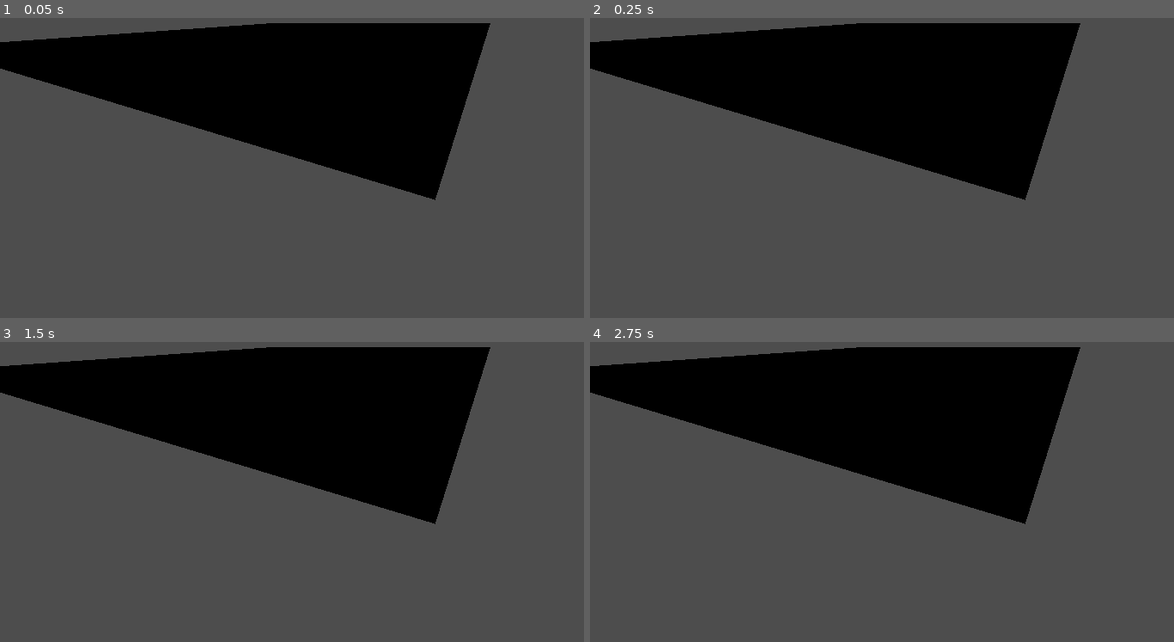
Above: before the commit, frames 1-4 (two rows, left to right).
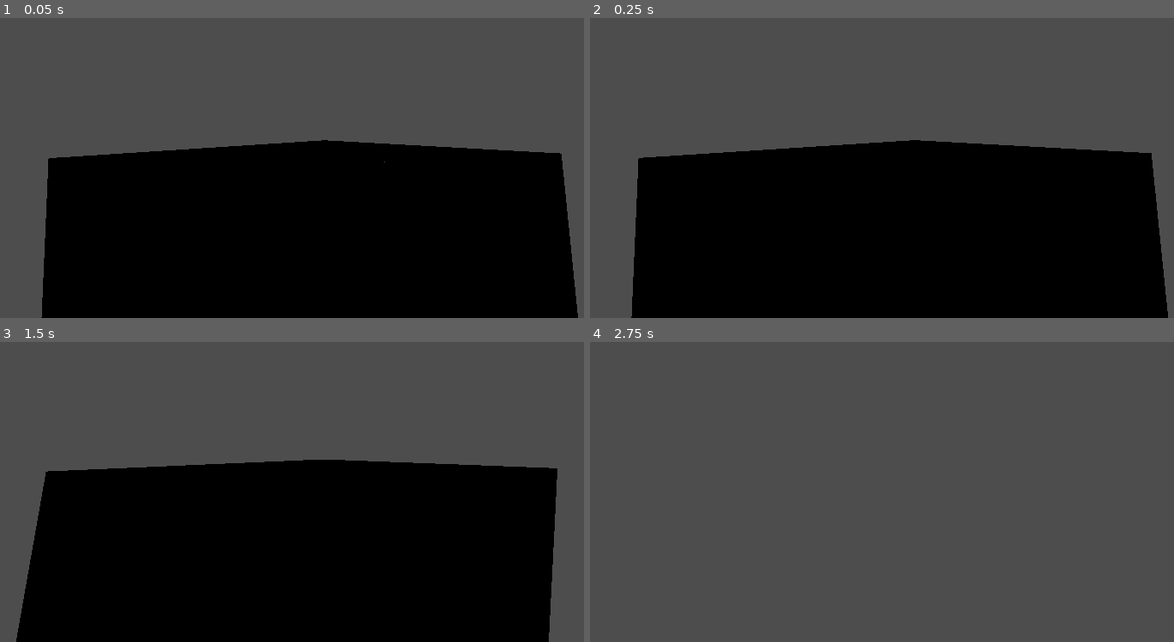
Above: after the commit, the same moments.

Repository: P-Seminar-Pindl/Dominik-Rasmus
Game: Godot game, scene res://Game.tscn
The game is run twice, just before and just after one commit, with the same random seed, the same clock (stepped at 60 frames per second) and the same inputs.
Inputs:
- Up to frame 1 (0.05 s): no input
- Up to frame 2 (0.25 s): no input
- Up to frame 3 (1.5 s): tap Enter (ui_accept) at 0.5, 0.6, 0.77, 1.07, 1.35 s; hold Right (ui_right) 0.53-1.28 s; hold Down (ui_down) from 1.28 s (still down)
- Up to frame 4 (2.75 s): tap Enter (ui_accept) at 1.52, 1.82, 2.1 s; release Down (ui_down) at 2.03 s; hold Right (ui_right) from 2.03 s (still down)

The runs differ from the first frame. In frame 1, 73% of the frame differs, in the area x 0-99%, y 1-100%; in frame 2, 73%; in frame 3, 74%, in the area x 0-96%, y 1-100%; in frame 4, 29%.

Commit message:
add player character and 2 tile types

Diff:
--- a/Game.tscn
+++ b/Game.tscn
@@ -1,8 +1,19 @@
-[gd_scene load_steps=4 format=3 uid="uid://dynr3kkd2rgd0"]
+[gd_scene load_steps=9 format=3 uid="uid://dynr3kkd2rgd0"]
 
-[ext_resource type="Script" path="res://world_gen.gd" id="2_xkndl"]
+[ext_resource type="PackedScene" uid="uid://du52k5qaw45hm" path="res://Player.tscn" id="2_u44n3"]
+[ext_resource type="Script" uid="uid://cxwipkxwui70l" path="res://world_gen.gd" id="2_xkndl"]
+
+[sub_resource type="StandardMaterial3D" id="StandardMaterial3D_wbfu4"]
+albedo_color = Color(0, 1, 1, 1)
 
 [sub_resource type="PlaneMesh" id="PlaneMesh_wbfu4"]
+material = SubResource("StandardMaterial3D_wbfu4")
+
+[sub_resource type="StandardMaterial3D" id="StandardMaterial3D_xkndl"]
+albedo_color = Color(0.07963706, 0.42761055, 9.62615e-08, 1)
+
+[sub_resource type="PlaneMesh" id="PlaneMesh_u44n3"]
+material = SubResource("StandardMaterial3D_xkndl")
 
 [sub_resource type="MeshLibrary" id="MeshLibrary_wbfu4"]
 item/0/name = "Test"
@@ -12,13 +23,23 @@
 item/0/shapes = []
 item/0/navigation_mesh_transform = Transform3D(1, 0, 0, 0, 1, 0, 0, 0, 1, 0, 0, 0)
 item/0/navigation_layers = 1
+item/1/name = ""
+item/1/mesh = SubResource("PlaneMesh_u44n3")
+item/1/mesh_transform = Transform3D(1, 0, 0, 0, 1, 0, 0, 0, 1, 0, 0, 0)
+item/1/mesh_cast_shadow = 1
+item/1/shapes = []
+item/1/navigation_mesh_transform = Transform3D(1, 0, 0, 0, 1, 0, 0, 0, 1, 0, 0, 0)
+item/1/navigation_layers = 1
+
+[sub_resource type="PhysicsMaterial" id="PhysicsMaterial_xkndl"]
 
 [node name="Game" type="Node3D"]
 script = ExtResource("2_xkndl")
 
 [node name="GridMap" type="GridMap" parent="."]
 mesh_library = SubResource("MeshLibrary_wbfu4")
+physics_material = SubResource("PhysicsMaterial_xkndl")
 metadata/_editor_floor_ = Vector3(0, 4, 0)
 
-[node name="Camera3D" type="Camera3D" parent="."]
-transform = Transform3D(-0.87636137, 0.18091361, -0.4463866, -0.021989694, 0.9107837, 0.4122976, 0.48115182, 0.37113768, -0.7941975, 0, 20.432402, -22.165813)
+[node name="Player" parent="." instance=ExtResource("2_u44n3")]
+transform = Transform3D(-0.75920326, 0, -0.6508537, 0, 1, 0, 0.6508537, 0, -0.75920326, 4.612299, 34.34149, 2.9576845)
--- /dev/null
+++ b/Player.tscn
@@ -0,0 +1,14 @@
+[gd_scene load_steps=3 format=3 uid="uid://du52k5qaw45hm"]
+
+[ext_resource type="Script" uid="uid://bgsla80g7hwsp" path="res://player.gd" id="1_xhfnw"]
+
+[sub_resource type="CapsuleShape3D" id="CapsuleShape3D_kpjcp"]
+
+[node name="Player" type="CharacterBody3D"]
+script = ExtResource("1_xhfnw")
+
+[node name="CollisionShape3D" type="CollisionShape3D" parent="."]
+shape = SubResource("CapsuleShape3D_kpjcp")
+
+[node name="Camera3D" type="Camera3D" parent="."]
+transform = Transform3D(1, 0, 0, 0, 1, 0, 0, 0, 1, 0, 0.5647221, 0)
--- /dev/null
+++ b/player.gd
@@ -0,0 +1,29 @@
+extends CharacterBody3D
+
+
+const SPEED = 5.0
+const JUMP_VELOCITY = 4.5
+
+
+func _physics_process(delta: float) -> void:
+	print(global_position)
+	# Add the gravity.
+	if not is_on_floor():
+		velocity += get_gravity() * delta
+
+	# Handle jump.
+	if Input.is_action_just_pressed("ui_accept") and is_on_floor():
+		velocity.y = JUMP_VELOCITY
+
+	# Get the input direction and handle the movement/deceleration.
+	# As good practice, you should replace UI actions with custom gameplay actions.
+	var input_dir := Input.get_vector("ui_left", "ui_right", "ui_up", "ui_down")
+	var direction := (transform.basis * Vector3(input_dir.x, 0, input_dir.y)).normalized()
+	if direction:
+		velocity.x = direction.x * SPEED
+		velocity.z = direction.z * SPEED
+	else:
+		velocity.x = move_toward(velocity.x, 0, SPEED)
+		velocity.z = move_toward(velocity.z, 0, SPEED)
+
+	move_and_slide()
--- a/world_gen.gd
+++ b/world_gen.gd
@@ -1,12 +1,19 @@
 extends Node
 @onready var map = $GridMap
 @onready var cell_pos = Vector3i(0,0,0)
+@onready var noise = FastNoiseLite.new()
+
 # Called when the node enters the scene tree for the first time.
 func _ready() -> void:
+	noise.get_image(100,100,)
 	for x in range(1,200):
 		for i in range(1,200):
 			cell_pos = Vector3i(x,0,i)
-			map.set_cell_item(cell_pos,0)
+			if noise.get_noise_2d(x,i) < 0.2:
+				map.set_cell_item(cell_pos,0)
+			else:
+				map.set_cell_item(cell_pos,1)
+
 
 	pass # Replace with function body.
 
Not shown, added: player.gd.uid
